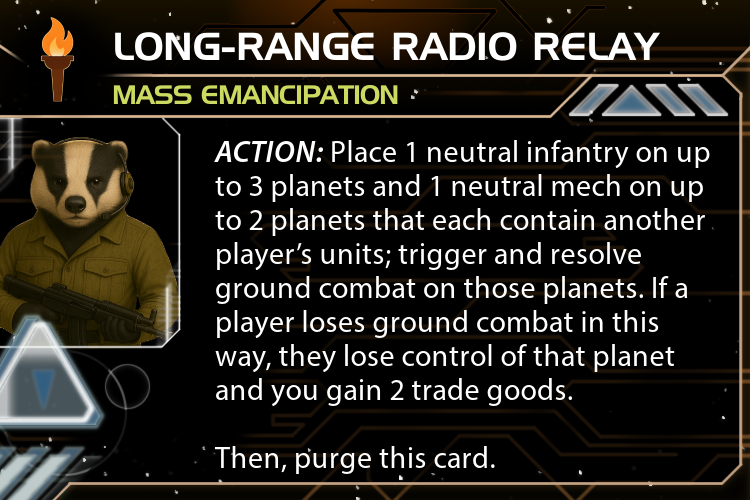
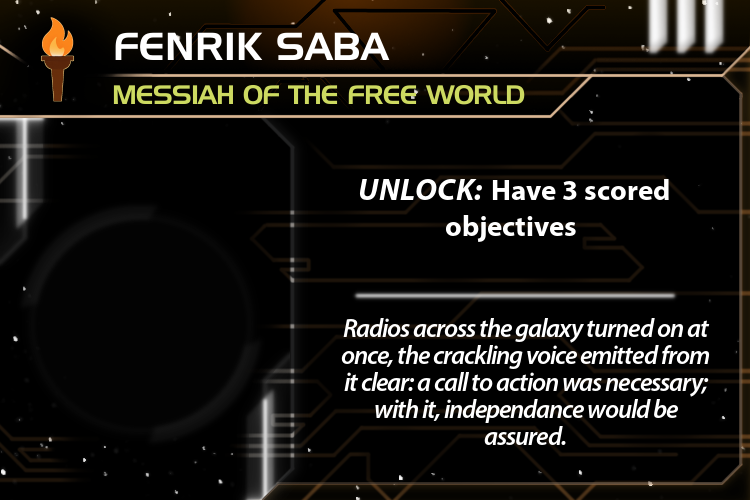
Before/after of a 750 x 500 layered artwork. What changed in the layer stack:
hid group "Hero U" (4 layers) over (113, 32, 710, 474)
painted on "ACTION: Place 1 neutral infant..." over (214, 362, 681, 474)
showed group "Hero L" (7 layers) over (113, 0, 729, 445)
showed "back AU / CU" over (0, 0, 750, 500)
hid "back HU" over (0, 0, 750, 500)
hid group "Leader Potrait" (12 layers) over (0, 131, 296, 500)
hid group "portrait hero small" (2 layers) over (0, 131, 182, 385)
showed group "Leader Circle" (2 layers) over (0, 114, 295, 500)
showed "circle AL / AU / CU" over (17, 200, 265, 447)
